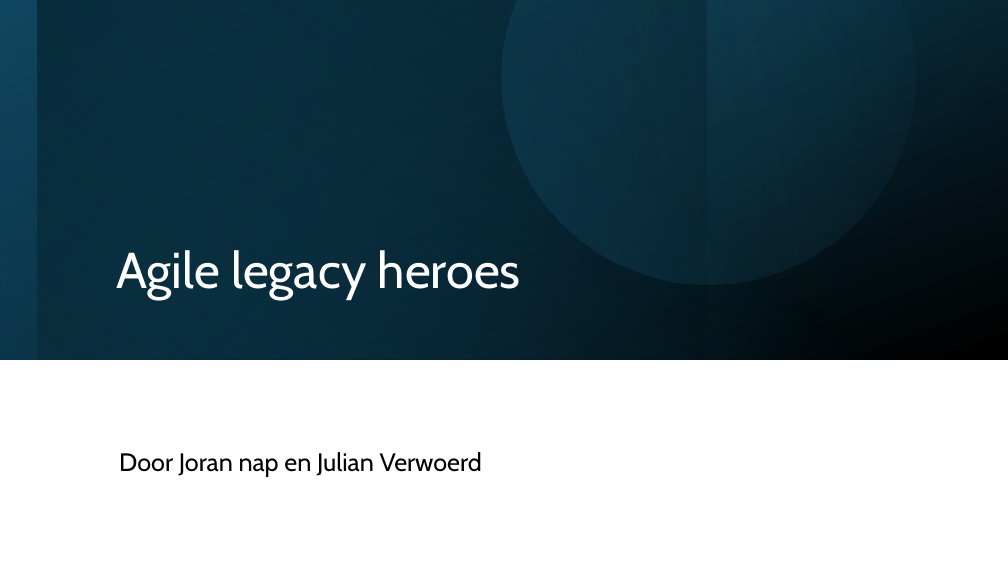
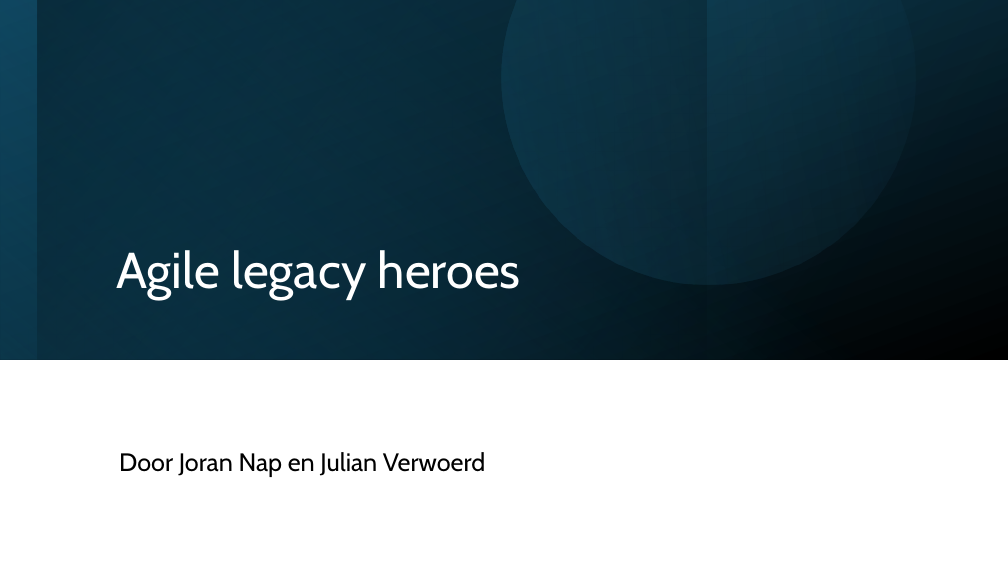
Before and after one commit to jul1xn/school-agile-legacy-hero, a slide deck: slide 1 of documentatie/oplevering.pptx. Drawn at 1008x567 pixels with LibreOffice and Linux fonts; fonts in the diff are those of the drawing. Boxes give left, top, right and bottom in pixels: in the first picture for what was removed or moved away, otherwise in the second. Text is boxed around its words. In the diff, an @@ line names an element or a change of style, - is before the commit and + after.

```diff
--- a/documentatie/oplevering.pptx
+++ b/documentatie/oplevering.pptx
@@ subtitle at [119,452,485,477]: text changed @@
-Door Joran nap en Julian Verwoerd
+Door Joran Nap en Julian Verwoerd
```
Also in this commit, not shown: 1 other slide changed.
